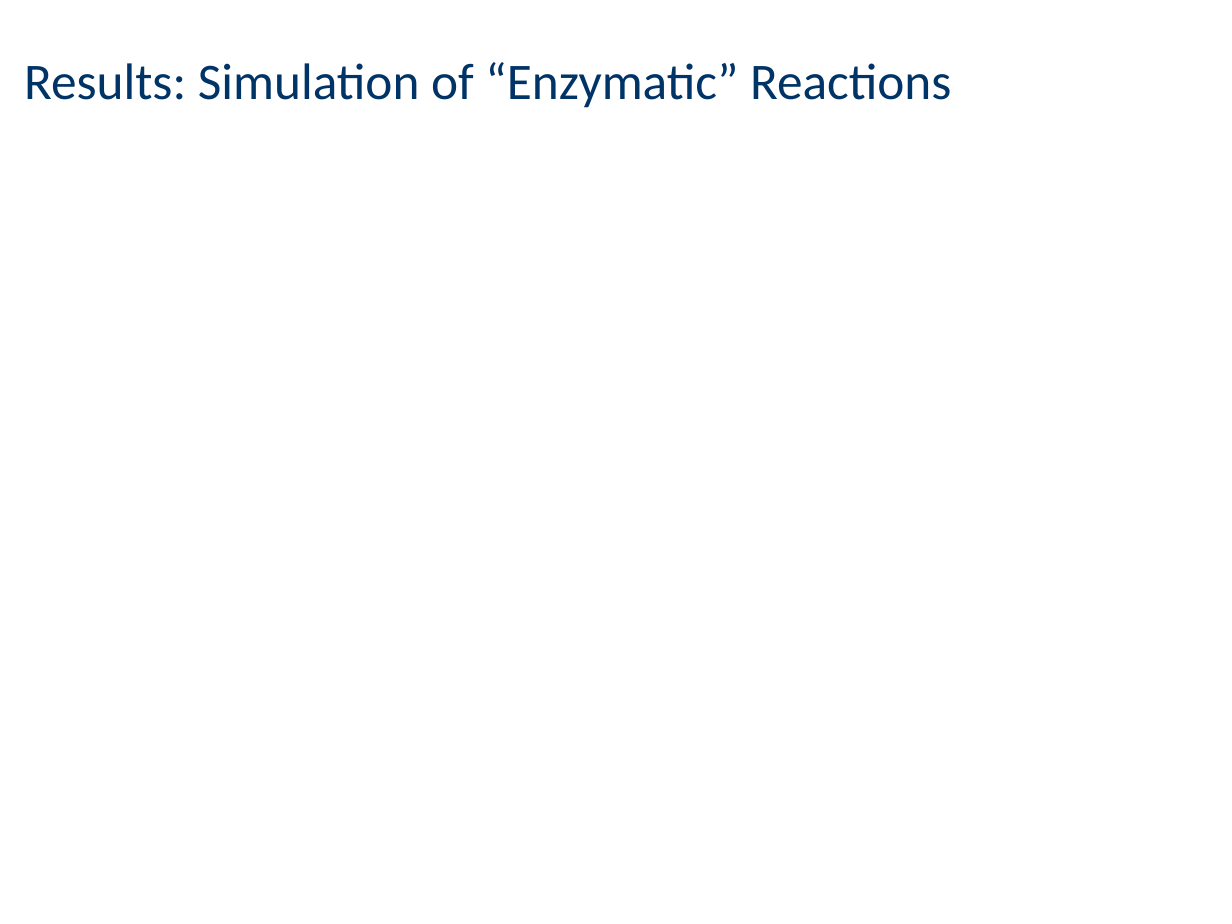
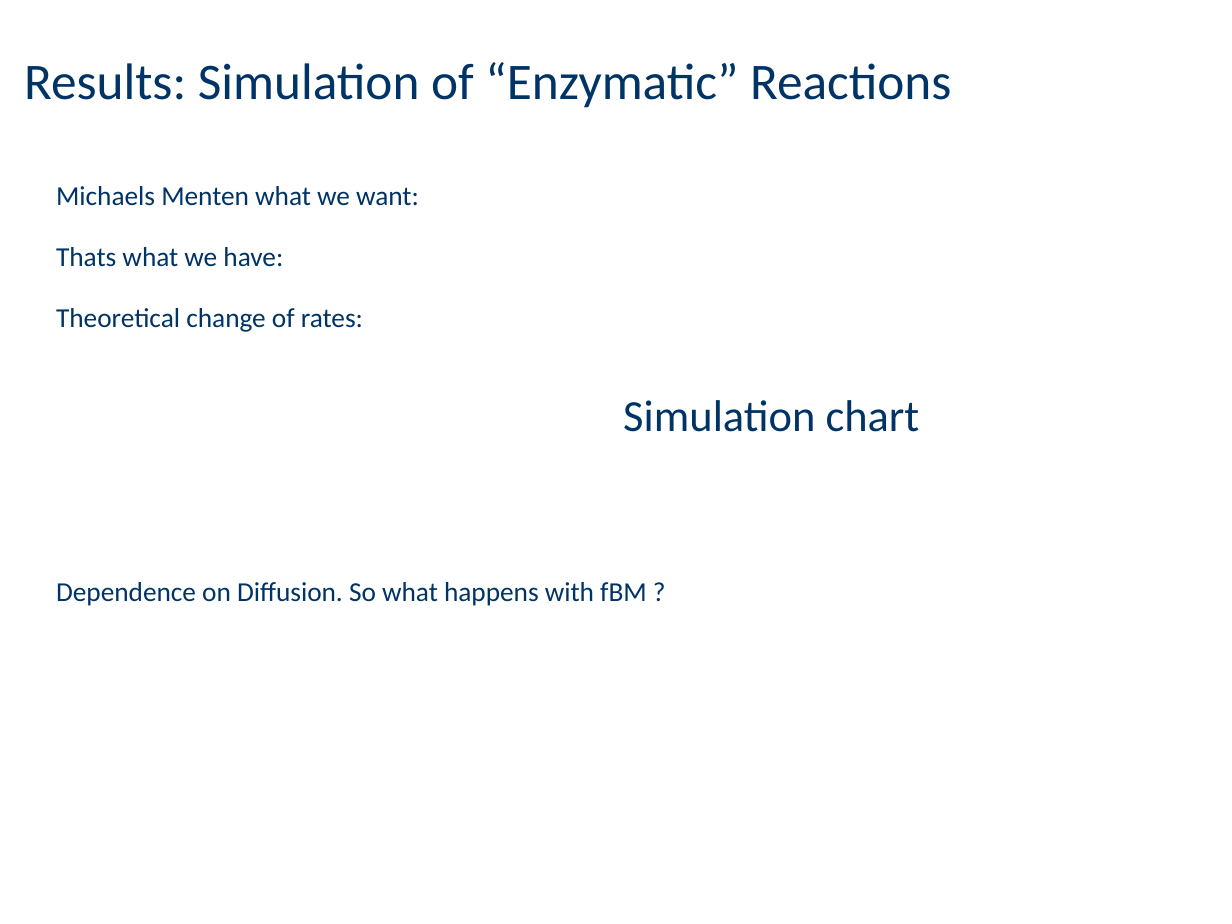
Before and after one commit to janekg89/Masterarbeit_fbm, a slide deck: slide 14 of presentation/midtermpresentation.odp (slide 13 before the commit). Drawn at 1232x924 pixels with LibreOffice and Linux fonts; fonts in the diff are those of the drawing. Boxes give left, top, right and bottom in pixels: in the first picture for what was removed or moved away, otherwise in the second. Text is boxed around its words. In the diff, an @@ line names an element or a change of style, - is before the commit and + after.

```diff
--- a/presentation/midtermpresentation.odp
+++ b/presentation/midtermpresentation.odp
@@ text added at (x1=56, y1=186, x2=647, y2=606), 16 pt, text #003366 @@
+Michaels Menten what we want:
+Thats what we have:
+Theoretical change of rates:
+Dependence on Diffusion. So what happens with fBM ?
@@ text added at (x1=623, y1=400, x2=920, y2=432), 26 pt, text #003366 @@
+Simulation chart
```
Also in this commit, not shown: 2 other slides changed, 3 slides added, 2 slides removed, 1 other file.
